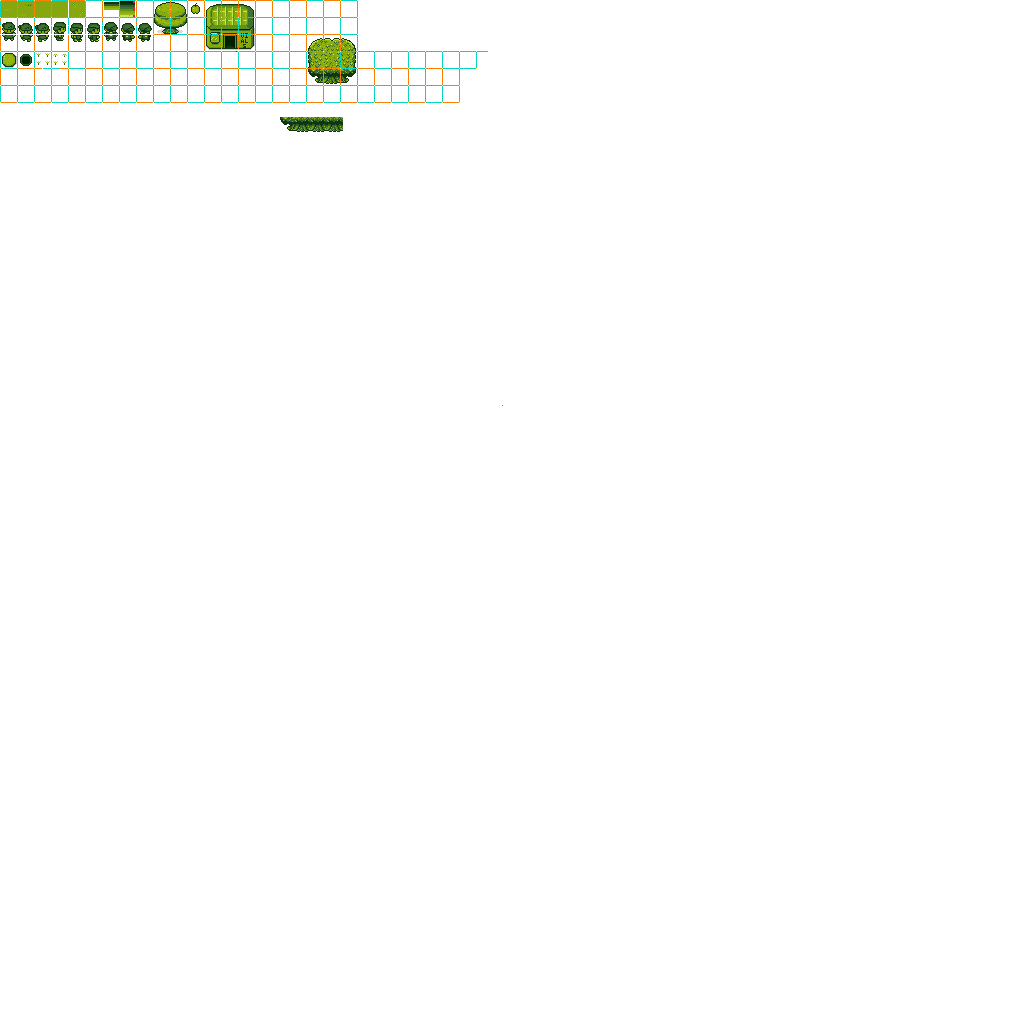
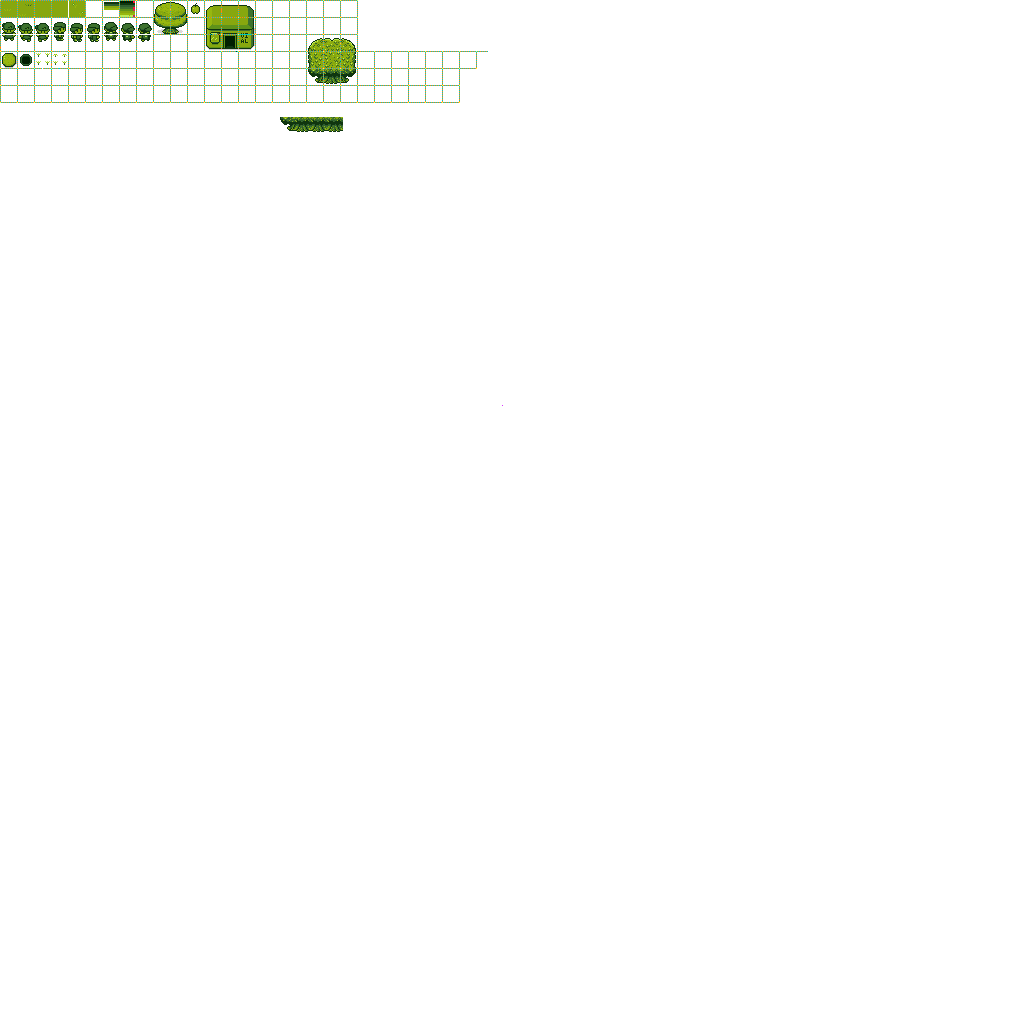
Comparing the layer stacks of the two 1024 × 1024 images. Changes:
painted on "Layer 1 Merged" over [6,4,253,48]
